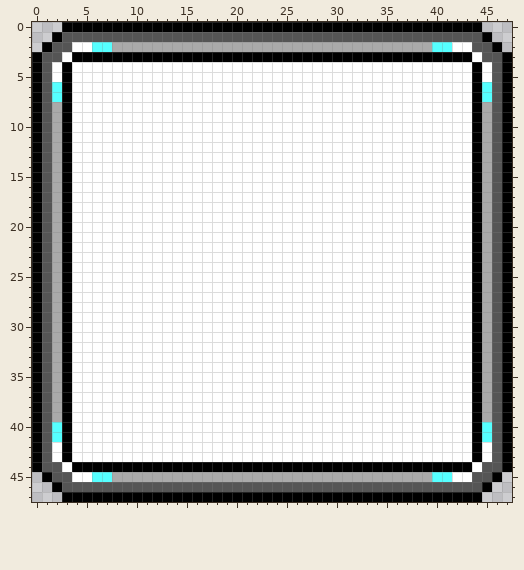
Edited in one commit: pixel-art file (resources/sprites/original/frame.ase). The first picture shows the starting point.
48x48 pixels, 1 frame.
The result:
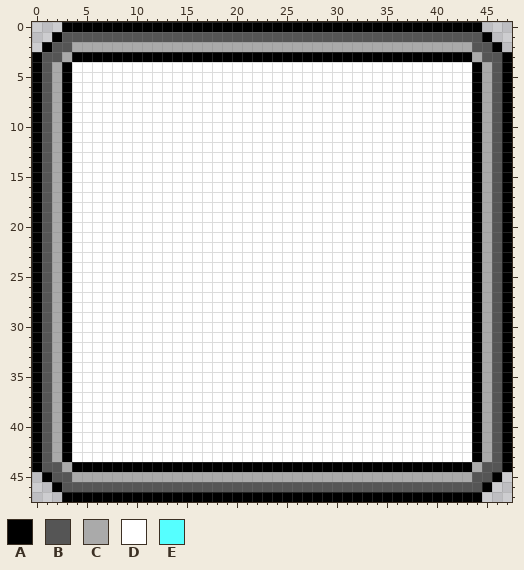
Palette (. is transparent): A #000000  B #555555  C #aaaaaa  D #ffffff  E #55ffff
Changes in this commit:
Changed rows in their new state; - is an unchanged pixel.
Layer "Layer 1":
first column x 2:
 2 --CCCC--------------------------------CCCC--
 3 -C----------------------------------------C-
 4 C------------------------------------------C
 5 C------------------------------------------C
 6 C------------------------------------------C
 7 C------------------------------------------C
first column x 2:
40 C------------------------------------------C
41 C------------------------------------------C
42 C------------------------------------------C
43 C------------------------------------------C
44 -C----------------------------------------C-
45 --CCCC--------------------------------CCCC--
Where, in picture pixels (left, top, right, bottom), the same in both pictures:
changed: (52, 42, 112, 102)
changed: (432, 42, 492, 102)
changed: (52, 422, 112, 482)
changed: (432, 422, 492, 482)
